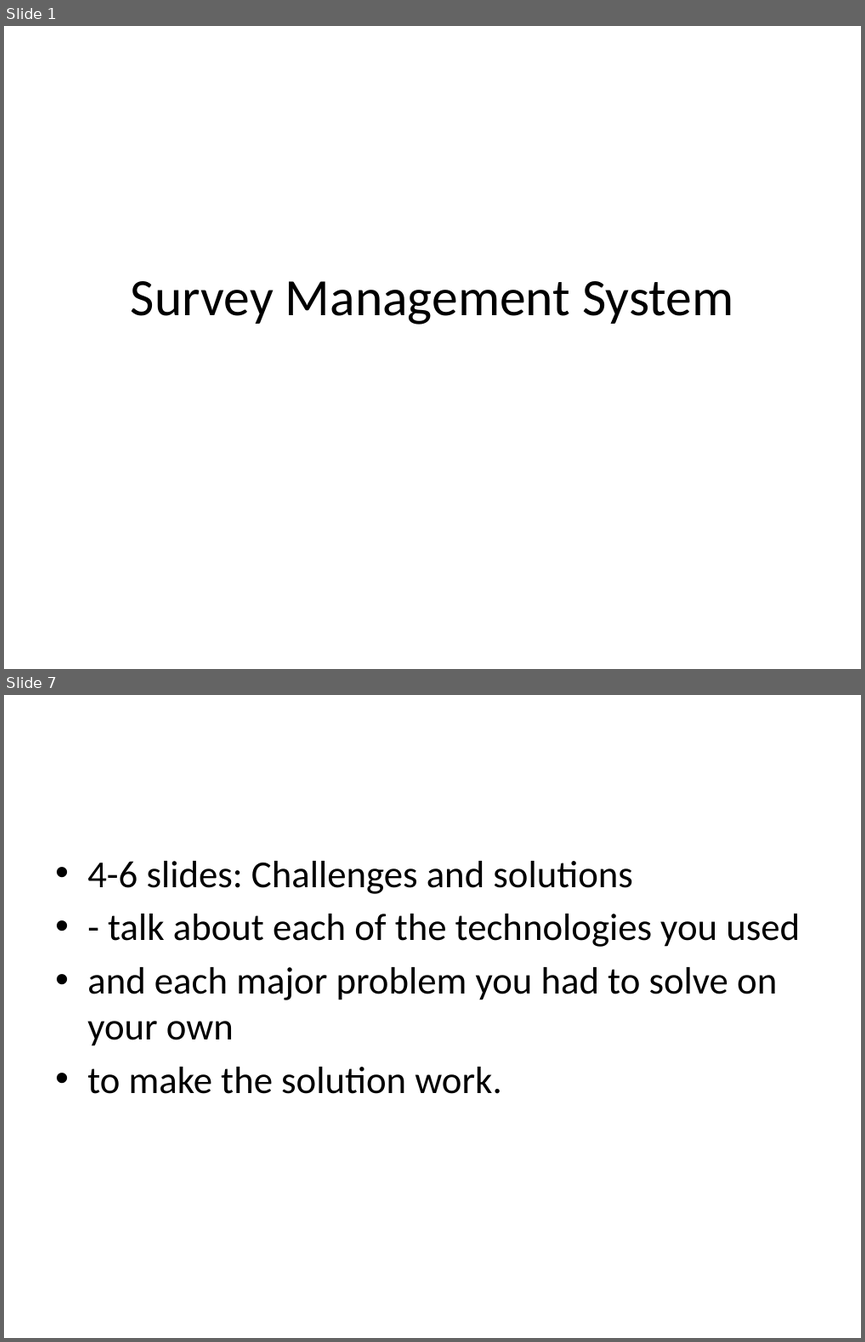
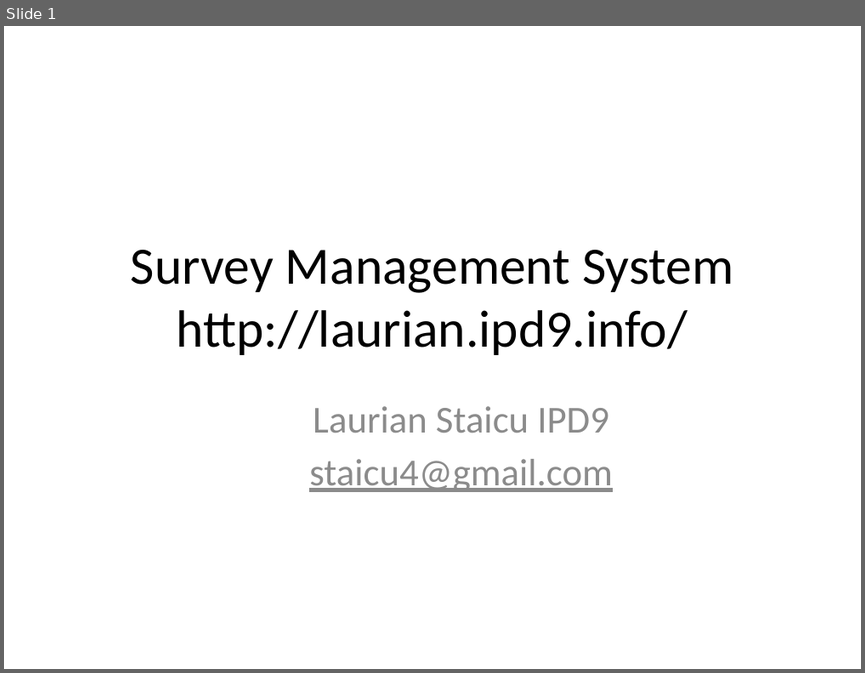
Before and after one commit to staicu/ipd9-php-project, a slide deck: documents/Presentation.pptx. Shown one above the other, each under a label of ours: slides 1 and 7 before the commit, slide 1 after it; the slides between them are not shown. The pictures are 865x1342 and 865x673 pixels, drawn with LibreOffice and Linux fonts; fonts in the diff are those of the drawing. Boxes give left, top, right and bottom in pixels: in the first picture for what was removed or moved away, otherwise in the second. Text is boxed around its words. In the diff, an @@ line names an element or a change of style, - is before the commit and + after.

```diff
--- a/documents/Presentation.pptx
+++ b/documents/Presentation.pptx
@@ slide 7 removed at [4, 695, 861, 1338], background #FFFFFF @@
@@ text removed at [87, 861, 800, 1094] @@
-• 4-6 slides: Challenges and solutions
-• - talk about each of the technologies you used
-• and each major problem you had to solve on your own
-• to make the solution work.
@@ slide 1 changed as well @@
@@ title at [131, 250, 733, 355]: text changed @@
-Survey Management System
+Survey Management System
+http://laurian.ipd9.info/
@@ subtitle added at [309, 406, 613, 492], 32 pt, text #8C8C8C @@
+Laurian Staicu IPD9
+staicu4@gmail.com
```
Also in this commit, not shown: 16 slides added, 12 other slides removed, 5 other files.
